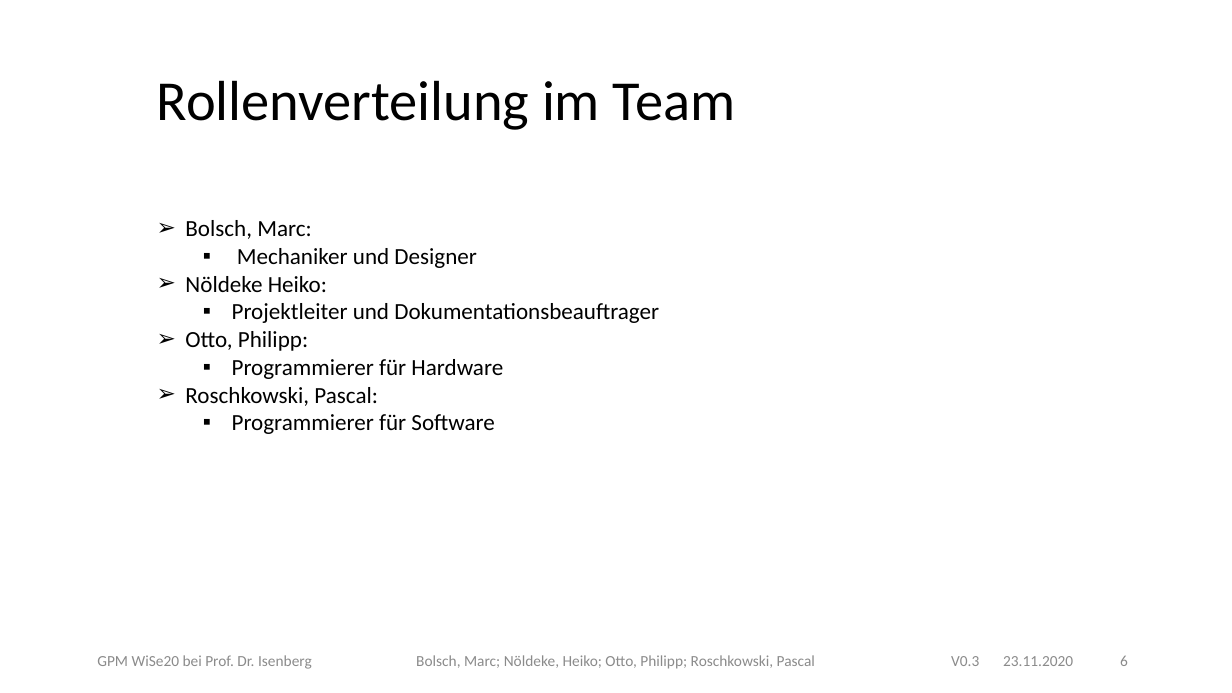
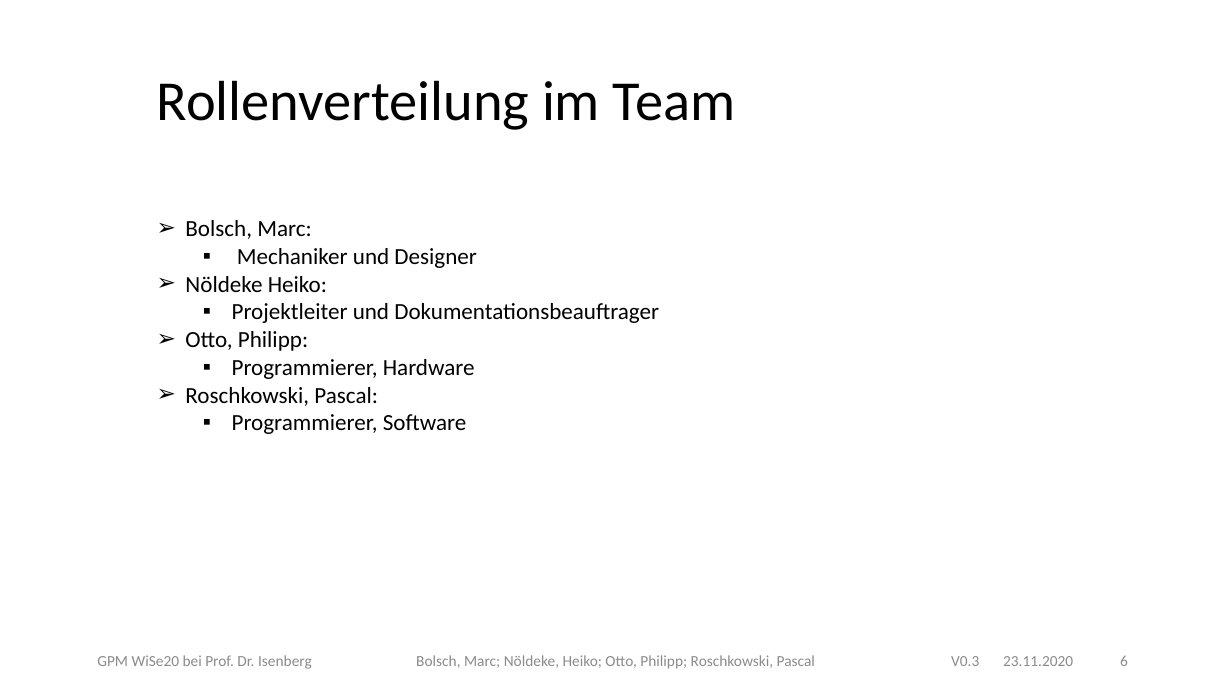
Before and after one commit to plastikpamaro/bachelorprojekt2020, a slide deck: slide 6 of 20-11-23_Statusbericht/20WiSe-GPM LightingSharks TND v0.1.pptx. Drawn at 1232x693 pixels with LibreOffice and Linux fonts; fonts in the diff are those of the drawing; background and template pictures are left out. Boxes give left, top, right and bottom in pixels: in the first picture for what was removed or moved away, otherwise in the second. Text is boxed around its words. In the diff, an @@ line names an element or a change of style, - is before the commit and + after.

```diff
--- a/20-11-23_Statusbericht/20WiSe-GPM LightingSharks TND v0.1.pptx
+++ b/20-11-23_Statusbericht/20WiSe-GPM LightingSharks TND v0.1.pptx
@@ text at <box>232,359,475,379</box>: text changed @@
-  ▪ Programmierer für Hardware
+  ▪ Programmierer, Hardware
@@ text at <box>232,414,466,434</box>: text changed @@
-  ▪ Programmierer für Software
+  ▪ Programmierer, Software
```
Also in this commit, not shown: 1 other slide changed, 3 other files.
